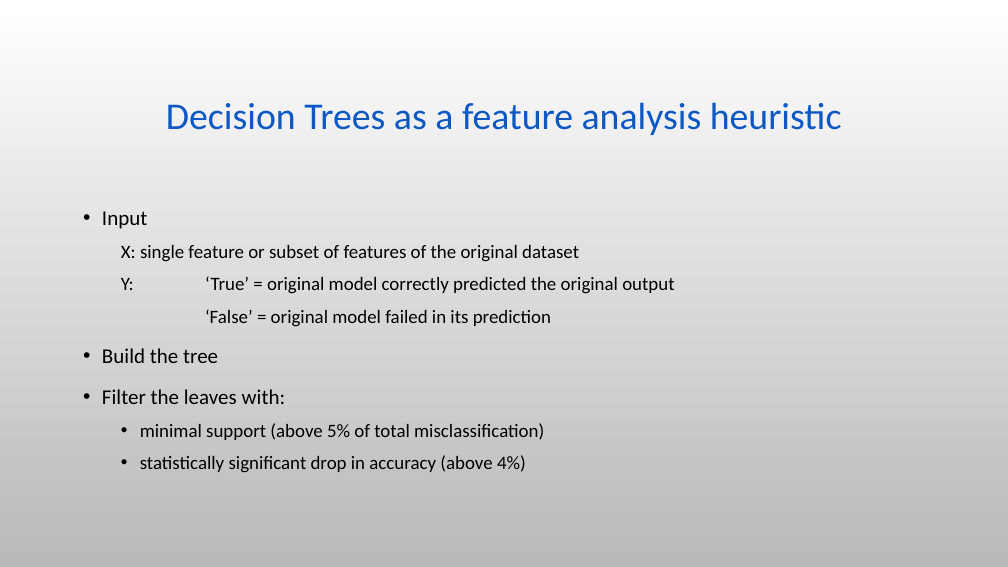
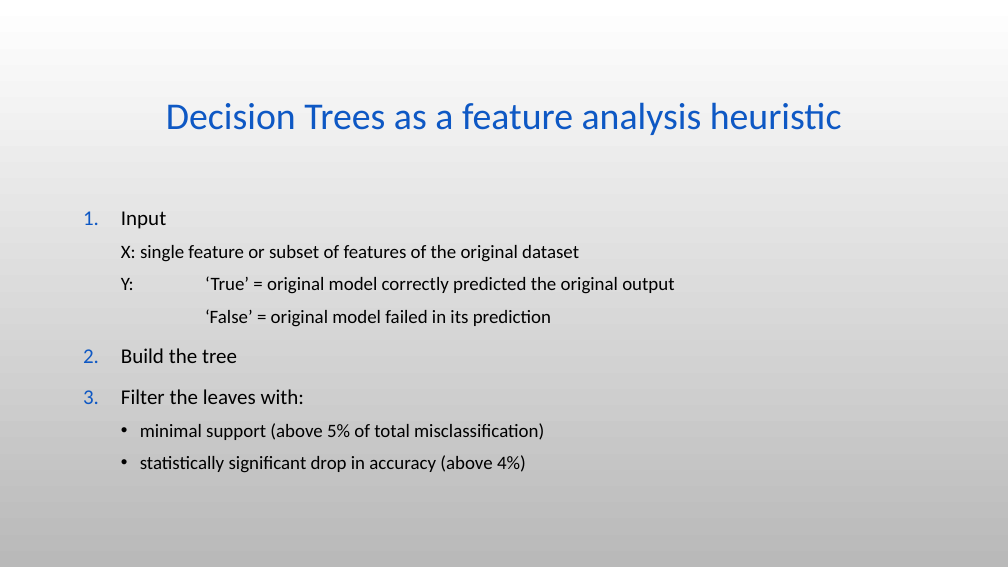
Before and after one commit to stavco9/mlops-final-project, a slide deck: slide 11 of docs/MLOps Final Project.pptx. Drawn at 1008x567 pixels with LibreOffice and Linux fonts; fonts in the diff are those of the drawing; background and template pictures are left out. Boxes give left, top, right and bottom in pixels: in the first picture for what was removed or moved away, otherwise in the second. Text is boxed around its words. In the diff, an @@ line names an element or a change of style, - is before the commit and + after.

```diff
--- a/docs/MLOps Final Project.pptx
+++ b/docs/MLOps Final Project.pptx
@@ text at (x1=121, y1=211, x2=305, y2=404): bullet • to 1.; bullet colour #000000 to #0E58C4 @@
```
Also in this commit, not shown: 6 other slides changed, 4 slides added, 1 other file.
